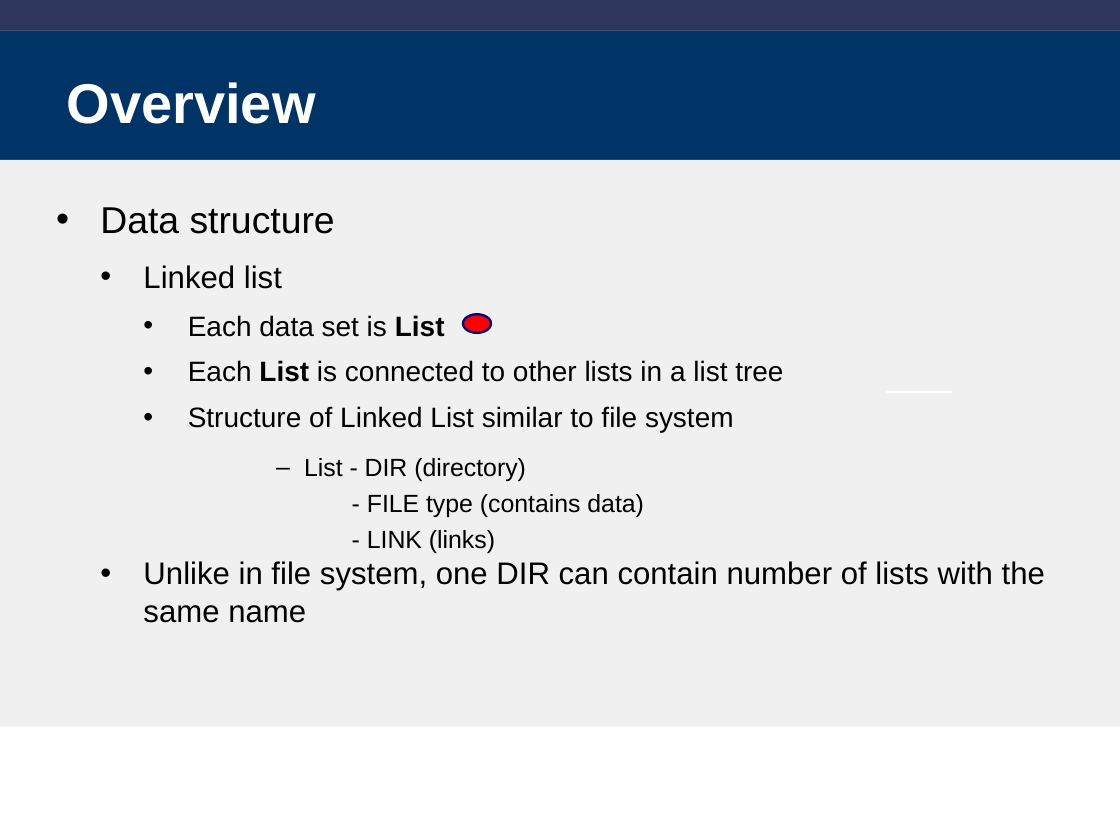
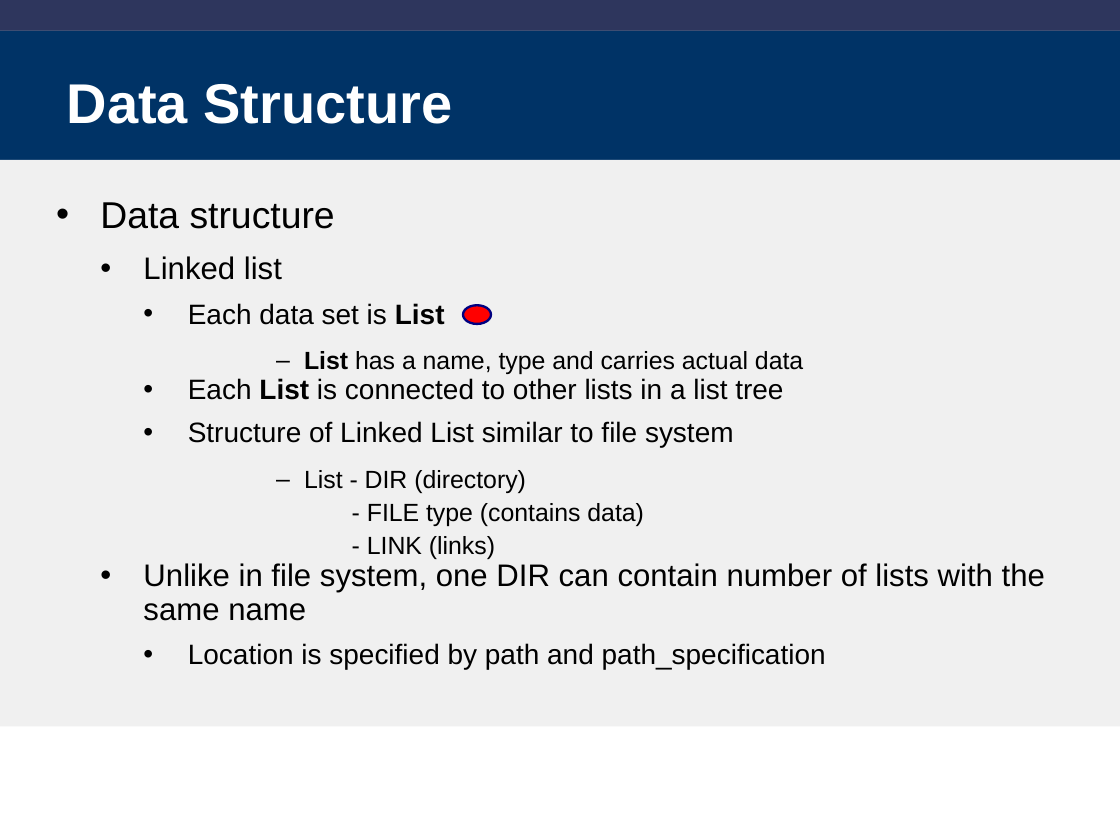
Before and after one commit to libm3l/libm3l, a slide deck: slide 5 of clibm-3l.ppt (slide 4 before the commit). Drawn at 1120x840 pixels with LibreOffice and Linux fonts; fonts in the diff are those of the drawing; background and template pictures are left out. Boxes give left, top, right and bottom in pixels: in the first picture for what was removed or moved away, otherwise in the second. Text is boxed around its words. In the diff, an @@ line names an element or a change of style, - is before the commit and + after.

```diff
--- a/clibm-3l.ppt
+++ b/clibm-3l.ppt
@@ title at box(67, 84, 453, 124): text changed @@
-Overview
+Data Structure
@@ text at box(100, 202, 1045, 621): line spacing 1 to 0.9 @@
@@ ellipse: place and size @@
-ellipse at box(463, 315, 491, 334)
+ellipse at box(463, 306, 491, 325)
@@ text at box(304, 351, 803, 374): paragraph added @@
+      – List has a name, type and carries actual data
@@ line removed from (887, 392) to (952, 392) @@
@@ text at box(188, 643, 826, 669): paragraph added @@
+    • Location is specified by path and path_specification
```
Also in this commit, not shown: 14 other slides changed, 7 slides added, 5 other files.
